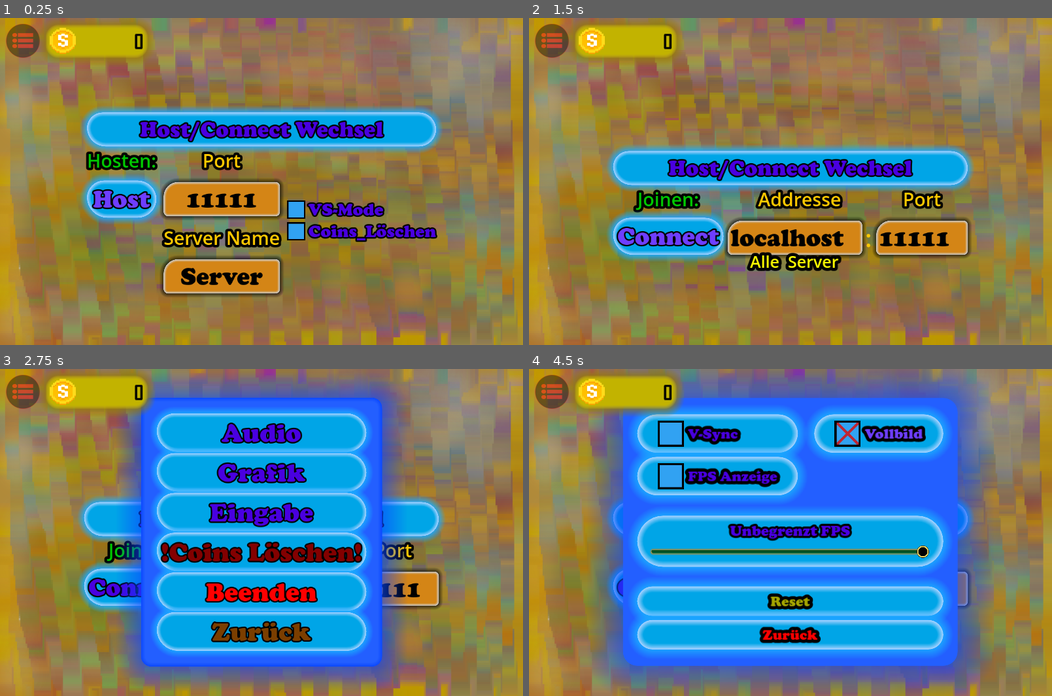
Above: before the commit, frames 1-4 (two rows, left to right).
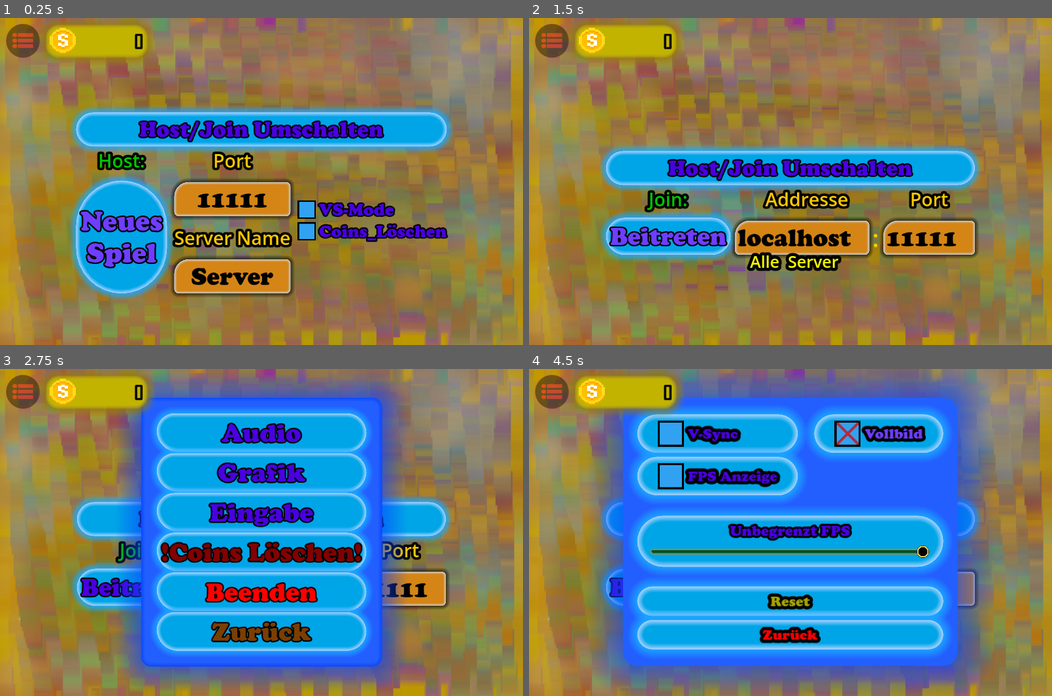
Above: after the commit, the same moments.

Repository: NIK-98/Paint_The_Ground
Game: Godot game, scene res://sceens/main.tscn
Same seed, same stepped clock (60 frames per second), same inputs: the game is played once before the commit and once after it.
Inputs (mouse positions are in pixels of both pictures, inside the frame that each line leads up to):
- Up to frame 1 (0.25 s): no input
- Up to frame 2 (1.5 s): click "Host/Connect Wechsel" (after the commit: "Host/Join Umschalten") at 0.5 s; click "Connect" (after the commit: "Beitreten") at 1.25 s
- Up to frame 3 (2.75 s): click (20, 391) at 2 s
- Up to frame 4 (4.5 s): click "Audio" at 2.75 s; click "Zurück" at 3.5 s; click "Grafik" at 4.25 s

The runs differ from the first frame. In frame 1, 14% of the frame differs, in the area x 13-87%, y 27-87%; in frame 2, 7.4%; in frame 3, 2.9%; in frame 4, 1.4%.

Commit message:
Start Menü angepasst

Diff:
--- a/sceens/coin.tscn
+++ b/sceens/coin.tscn
@@ -10,6 +10,21 @@
 properties/0/path = NodePath(".:position")
 properties/0/spawn = true
 properties/0/replication_mode = 1
+
+[sub_resource type="Animation" id="Animation_lh0de"]
+length = 0.001
+tracks/0/type = "value"
+tracks/0/imported = false
+tracks/0/enabled = true
+tracks/0/path = NodePath(".:scale")
+tracks/0/interp = 1
+tracks/0/loop_wrap = true
+tracks/0/keys = {
+"times": PackedFloat32Array(0),
+"transitions": PackedFloat32Array(1),
+"update": 0,
+"values": [Vector2(1, 1)]
+}
 
 [sub_resource type="Animation" id="Animation_70xgv"]
 resource_name = "pickup"
@@ -24,21 +39,6 @@
 "transitions": PackedFloat32Array(1, 1, 1, 1, 1, 1, 1, 1, 1, 1),
 "update": 0,
 "values": [Vector2(1, 1), Vector2(0.9, 0.9), Vector2(0.8, 0.8), Vector2(0.7, 0.7), Vector2(0.6, 0.6), Vector2(0.5, 0.5), Vector2(0.4, 0.4), Vector2(0.3, 0.3), Vector2(0.1, 0.1), Vector2(0, 0)]
-}
-
-[sub_resource type="Animation" id="Animation_lh0de"]
-length = 0.001
-tracks/0/type = "value"
-tracks/0/imported = false
-tracks/0/enabled = true
-tracks/0/path = NodePath(".:scale")
-tracks/0/interp = 1
-tracks/0/loop_wrap = true
-tracks/0/keys = {
-"times": PackedFloat32Array(0),
-"transitions": PackedFloat32Array(1),
-"update": 0,
-"values": [Vector2(1, 1)]
 }
 
 [sub_resource type="AnimationLibrary" id="AnimationLibrary_0gurx"]
--- a/sceens/ui.tscn
+++ b/sceens/ui.tscn
@@ -30,7 +30,7 @@
 border_width_bottom = 15
 border_color = Color(0.646257, 0.819201, 1, 1)
 border_blend = true
-corner_radius_top_left = 859
+corner_radius_top_left = 1024
 corner_radius_top_right = 1024
 corner_radius_bottom_right = 1024
 corner_radius_bottom_left = 1024
@@ -173,7 +173,7 @@
 layout_mode = 2
 theme = SubResource("Theme_8c3yx")
 theme_override_font_sizes/font_size = 75
-text = "Host/Connect Wechsel"
+text = "Host/Join Umschalten"
 
 [node name="Option1" type="HBoxContainer" parent="Panel/CenterContainer/Net/Options"]
 layout_mode = 2
@@ -189,14 +189,16 @@
 theme_override_colors/font_outline_color = Color(0, 0, 0, 1)
 theme_override_constants/outline_size = 35
 theme_override_font_sizes/font_size = 65
-text = "Hosten:"
+text = "Host:"
 horizontal_alignment = 1
 
 [node name="Host" type="Button" parent="Panel/CenterContainer/Net/Options/Option1/o1"]
 layout_mode = 2
+size_flags_vertical = 3
 theme = SubResource("Theme_8c3yx")
-theme_override_font_sizes/font_size = 85
-text = "Host"
+theme_override_font_sizes/font_size = 95
+text = "Neues
+Spiel"
 script = ExtResource("1_i02t5")
 
 [node name="o1_port" type="VBoxContainer" parent="Panel/CenterContainer/Net/Options/Option1"]
@@ -269,14 +271,14 @@
 theme_override_colors/font_outline_color = Color(0, 0, 0, 1)
 theme_override_constants/outline_size = 35
 theme_override_font_sizes/font_size = 65
-text = "Joinen:"
+text = "Join:"
 horizontal_alignment = 1
 
 [node name="Connect" type="Button" parent="Panel/CenterContainer/Net/Options/Option2/o2"]
 layout_mode = 2
 theme = SubResource("Theme_8c3yx")
 theme_override_font_sizes/font_size = 85
-text = "Connect"
+text = "Beitreten"
 
 [node name="o3" type="VBoxContainer" parent="Panel/CenterContainer/Net/Options/Option2"]
 layout_mode = 2
